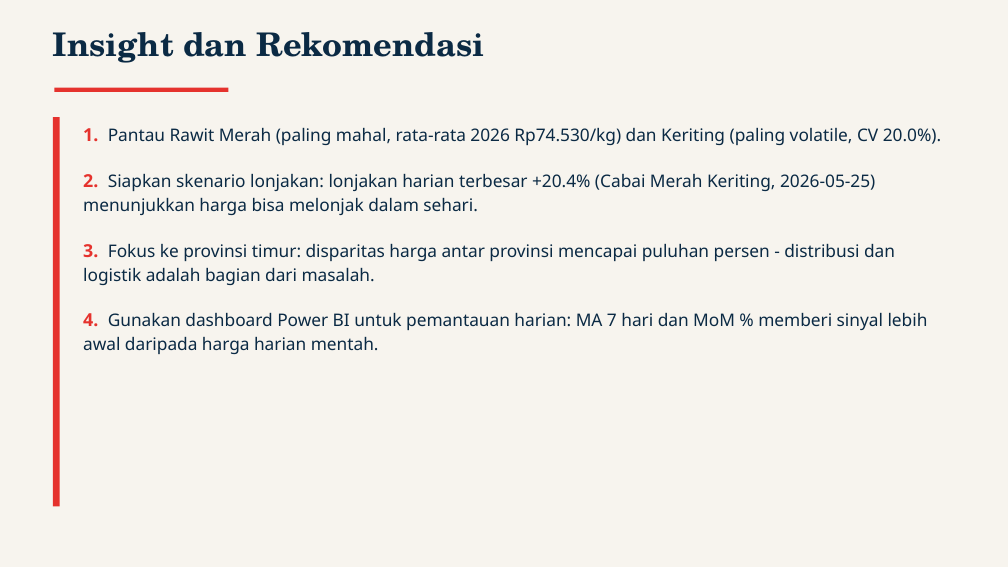
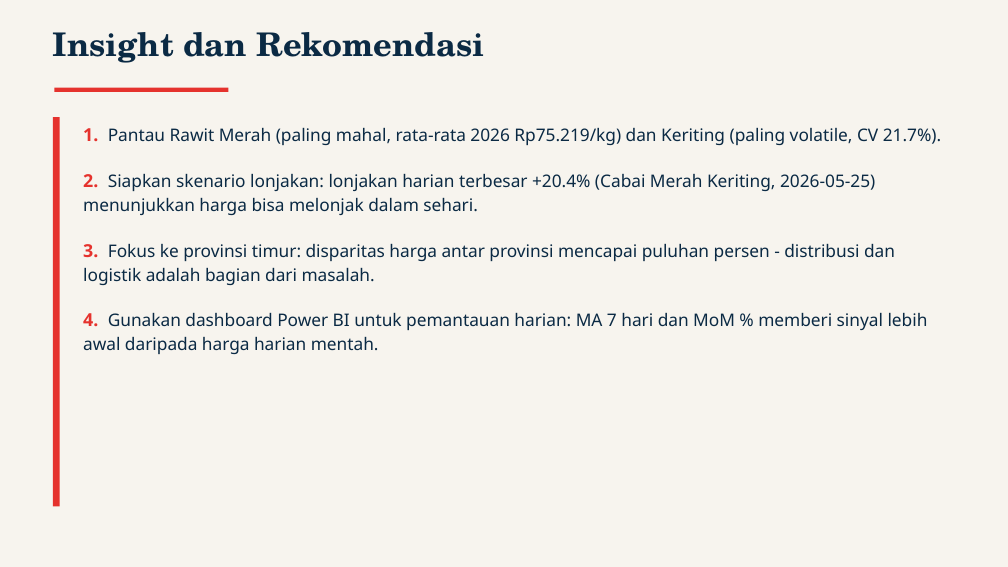
Before and after one commit to baghizash/harga-cabai-indonesia-2026, a slide deck: slide 9 of Portofolio-Analisis-Harga-Cabai.pptx. Drawn at 1008x567 pixels with LibreOffice and Linux fonts; fonts in the diff are those of the drawing. Boxes give left, top, right and bottom in pixels: in the first picture for what was removed or moved away, otherwise in the second. Text is boxed around its words. In the diff, an @@ line names an element or a change of style, - is before the commit and + after.

```diff
--- a/Portofolio-Analisis-Harga-Cabai.pptx
+++ b/Portofolio-Analisis-Harga-Cabai.pptx
@@ text at (x1=83, y1=127, x2=941, y2=145): text changed @@
-1. Pantau Rawit Merah (paling mahal, rata-rata 2026 Rp74.530/kg) dan Keriting (paling volatile, CV 20.0%).
+1. Pantau Rawit Merah (paling mahal, rata-rata 2026 Rp75.219/kg) dan Keriting (paling volatile, CV 21.7%).
```
Also in this commit, not shown: 6 other slides changed.
